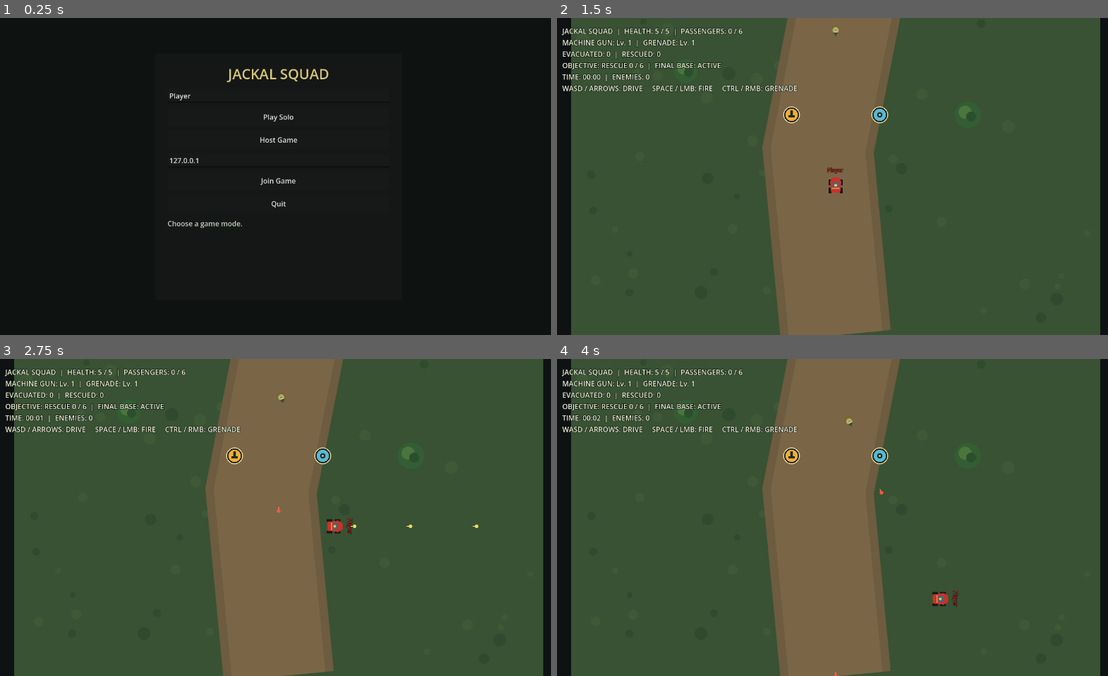
Above: before the commit, frames 1-4 (two rows, left to right).
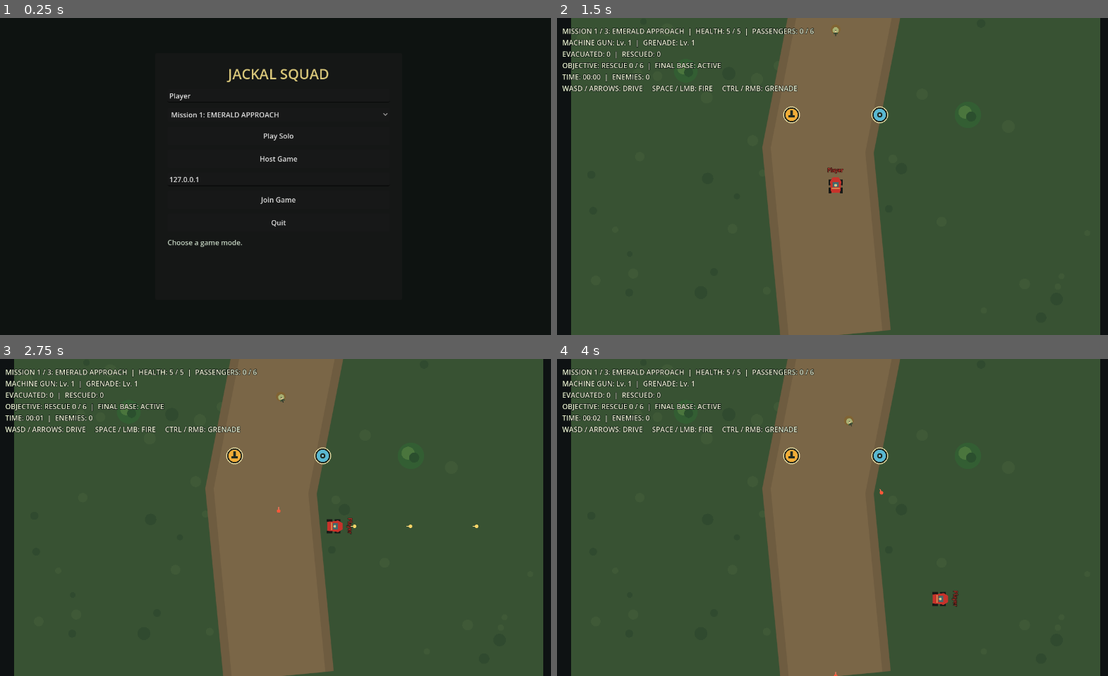
Above: after the commit, the same moments.

Repository: Brolton/Jackal-Squad
Game: Godot game, scene res://scenes/main.tscn
Same seed, same stepped clock (60 frames per second), same inputs: the game is played once before the commit and once after it.
Inputs (mouse positions are in pixels of both pictures, inside the frame that each line leads up to):
- Up to frame 1 (0.25 s): no input
- Up to frame 2 (1.5 s): click "Host Game" at 0.5 s; click "Play Solo" at 1.25 s
- Up to frame 3 (2.75 s): tap Enter at 2 s; move the mouse to (402, 501) at 2.02 s; hold D (move_right) from 2.03 s (still down); hold Space (fire_primary) from 2.03 s (still down); click (402, 501) at 2.17 s
- Up to frame 4 (4 s): move the mouse to (722, 533) at 2.77 s; release D (move_right) at 2.78 s; release Space (fire_primary) at 2.78 s; hold S (move_down) 2.78-3.53 s; right-click (722, 533) at 2.85 s; move the mouse to (893, 447) at 3.52 s; hold D (move_right) from 3.53 s (still down); hold Ctrl from 3.53 s (still down)

The runs differ from the first frame. In frame 1, 0.9% of the frame differs, in the area x 30-71%, y 29-73%; in frame 2, 0.6%; in frame 3, 0.6%; in frame 4, 0.6%.

Commit message:
Add three-mission campaign foundation

Diff:
--- a/scenes/level_01.tscn
+++ b/scenes/level_01.tscn
@@ -4,3 +4,4 @@
 
 [node name="Level" type="Node2D"]
 script = ExtResource("1_level")
+level_index = 0
--- /dev/null
+++ b/scenes/level_02.tscn
@@ -0,0 +1,7 @@
+[gd_scene load_steps=2 format=3]
+
+[ext_resource type="Script" path="res://scripts/level.gd" id="1_level"]
+
+[node name="Level" type="Node2D"]
+script = ExtResource("1_level")
+level_index = 1
--- /dev/null
+++ b/scenes/level_03.tscn
@@ -0,0 +1,7 @@
+[gd_scene load_steps=2 format=3]
+
+[ext_resource type="Script" path="res://scripts/level.gd" id="1_level"]
+
+[node name="Level" type="Node2D"]
+script = ExtResource("1_level")
+level_index = 2
--- /dev/null
+++ b/scripts/campaign_catalog.gd
@@ -0,0 +1,44 @@
+class_name CampaignCatalog
+extends RefCounted
+
+const LEVELS: Array[Dictionary] = [
+	{
+		"id": &"emerald_approach",
+		"name": "EMERALD APPROACH",
+		"briefing": "Break through the jungle corridor, rescue the captured scouts, and silence the frontier command post.",
+		"scene": "res://scenes/level_01.tscn",
+		"rescue_total": 6,
+	},
+	{
+		"id": &"flooded_delta",
+		"name": "FLOODED DELTA",
+		"briefing": "Cross the flooded delta, clear the river batteries, and evacuate the stranded field team.",
+		"scene": "res://scenes/level_02.tscn",
+		"rescue_total": 6,
+	},
+	{
+		"id": &"iron_highlands",
+		"name": "IRON HIGHLANDS",
+		"briefing": "Climb the fortified highlands and destroy the enemy headquarters to finish the campaign.",
+		"scene": "res://scenes/level_03.tscn",
+		"rescue_total": 6,
+	},
+]
+
+static func count() -> int:
+	return LEVELS.size()
+
+static func get_level(index: int) -> Dictionary:
+	return LEVELS[clampi(index, 0, LEVELS.size() - 1)]
+
+static func scene_path(index: int) -> String:
+	return str(get_level(index)["scene"])
+
+static func display_name(index: int) -> String:
+	return str(get_level(index)["name"])
+
+static func rescue_total(index: int) -> int:
+	return int(get_level(index)["rescue_total"])
+
+static func is_last(index: int) -> bool:
+	return index >= LEVELS.size() - 1
--- a/scripts/hud.gd
+++ b/scripts/hud.gd
@@ -18,6 +18,9 @@
 var _final_base_destroyed := false
 var _mission_completed := false
 var _player_contributions: Dictionary = {}
+var _level_name := "EMERALD APPROACH"
+var _campaign_level_index := 0
+var _campaign_level_count := 3
 
 func update_health(current: int, maximum: int) -> void:
 	_current_health = current
@@ -47,16 +50,22 @@
 	_evacuated_passengers = int(state.get("evacuated_passengers", 0))
 	_rescued_passengers = int(state.get("rescued_passengers", 0))
 	_player_contributions = state.get("player_contributions", {}).duplicate(true)
+	_level_name = str(state.get("level_name", _level_name))
+	_campaign_level_index = int(state.get("campaign_level_index", 0))
+	_campaign_level_count = int(state.get("campaign_level_count", CampaignCatalog.count()))
 	_refresh()
 	_refresh_victory_panel()
 
 func _refresh() -> void:
 	_status.text = (
-		"JACKAL SQUAD  |  HEALTH: %d / %d  |  PASSENGERS: %d / 6\n"
+		"MISSION %d / %d: %s  |  HEALTH: %d / %d  |  PASSENGERS: %d / 6\n"
 		+ "MACHINE GUN: Lv. %d  |  GRENADE: Lv. %d\nEVACUATED: %d  |  RESCUED: %d\n"
 		+ "OBJECTIVE: RESCUE %d / %d  |  FINAL BASE: %s\nTIME: %s  |  ENEMIES: %d\n"
 		+ "WASD / ARROWS: DRIVE     SPACE / LMB: FIRE     CTRL / RMB: GRENADE"
 	) % [
+		_campaign_level_index + 1,
+		_campaign_level_count,
+		_level_name,
 		_current_health,
 		_maximum_health,
 		_passenger_count,
@@ -75,7 +84,11 @@
 	_victory_panel.visible = _mission_completed
 	if not _mission_completed:
 		return
-	_victory_title.text = "MISSION COMPLETE"
+	_victory_title.text = (
+		"CAMPAIGN COMPLETE"
+		if CampaignCatalog.is_last(_campaign_level_index)
+		else "MISSION COMPLETE"
+	)
 	var summary: Array[String] = [
 		"Time: %s" % _format_time(_mission_elapsed),
 		"Enemies destroyed: %d" % _enemies_destroyed,
--- a/scripts/level.gd
+++ b/scripts/level.gd
@@ -1,4 +1,6 @@
 extends Node2D
+
+@export_range(0, 2) var level_index := 0
 
 const MAP_SIZE := Vector2(1200.0, 3200.0)
 const PLAYER_SCENE := preload("res://scenes/player_jeep.tscn")
@@ -36,6 +38,7 @@
 ]
 
 func _ready() -> void:
+	NetworkSession.set_loaded_level(level_index)
 	queue_redraw()
 	_create_map_collisions()
 	_create_obstacles()
--- a/scripts/main_menu.gd
+++ b/scripts/main_menu.gd
@@ -10,6 +10,7 @@
 var _waiting_label: Label
 var _start_button: Button
 var _status_label: Label
+var _mission_selector: OptionButton
 
 func _ready() -> void:
 	_build_ui()
@@ -55,6 +56,14 @@
 	_nickname_input.placeholder_text = "Nickname"
 	_nickname_input.text = "Player"
 	content.add_child(_nickname_input)
+
+	_mission_selector = OptionButton.new()
+	for index in range(CampaignCatalog.count()):
+		_mission_selector.add_item(
+			"Mission %d: %s" % [index + 1, CampaignCatalog.display_name(index)],
+			index
+		)
+	content.add_child(_mission_selector)
 
 	_main_view = VBoxContainer.new()
 	_main_view.add_theme_constant_override("separation", 10)
@@ -122,9 +131,10 @@
 	return button
 
 func _on_solo_pressed() -> void:
-	NetworkSession.start_solo(_nickname_input.text)
+	NetworkSession.start_solo(_nickname_input.text, _mission_selector.get_selected_id())
 
 func _on_host_pressed() -> void:
+	NetworkSession.select_campaign_level(_mission_selector.get_selected_id())
 	if NetworkSession.host_game(_nickname_input.text):
 		_show_lobby()
 		_refresh_lobby()
@@ -152,7 +162,7 @@
 	_status_label.text = message
 
 func _on_game_start_requested() -> void:
-	get_tree().change_scene_to_file(NetworkSession.GAME_SCENE)
+	get_tree().change_scene_to_file(NetworkSession.current_level_scene())
 
 func _show_lobby() -> void:
 	_main_view.visible = false
--- a/scripts/network_session.gd
+++ b/scripts/network_session.gd
@@ -29,6 +29,8 @@
 var enemies_destroyed := 0
 var final_base_destroyed := false
 var player_contributions: Dictionary = {}
+var campaign_level_index := 0
+var loaded_level_index := -1
 var _pending_passenger_contributions: Dictionary = {}
 var _mission_state_timer := 0.0
 
@@ -48,8 +50,9 @@
 		_mission_state_timer = 0.5
 		_publish_mission_state()
 
-func start_solo(nickname: String) -> void:
+func start_solo(nickname: String, selected_level: int = 0) -> void:
 	_close_session()
+	campaign_level_index = clampi(selected_level, 0, CampaignCatalog.count() - 1)
 	_reset_rescue_score()
 	local_nickname = _clean_nickname(nickname)
 	players = {1: _make_profile(local_nickname, 0)}
@@ -109,6 +112,43 @@
 	for peer_id in connected_peer_ids():
 		rpc_id(peer_id, "rpc_begin_match", _get_mission_state())
 	return true
+
+func select_campaign_level(index: int) -> bool:
+	if match_started or (is_networked and not is_host):
+		return false
+	campaign_level_index = clampi(index, 0, CampaignCatalog.count() - 1)
+	return true
+
+func current_level_scene() -> String:
+	return CampaignCatalog.scene_path(campaign_level_index)
+
+func set_loaded_level(index: int) -> void:
+	loaded_level_index = clampi(index, 0, CampaignCatalog.count() - 1)
+
+func has_next_campaign_level() -> bool:
+	return not CampaignCatalog.is_last(campaign_level_index)
+
+func advance_campaign() -> bool:
+	if not mission_completed or not has_next_campaign_level():
+		return false
+	if is_networked and not is_host:
+		return false
+	campaign_level_index += 1
+	_reset_rescue_score()
+	_start_mission()
+	game_start_requested.emit()
+	if is_host:
+		for peer_id in connected_peer_ids():
+			rpc_id(peer_id, "rpc_advance_campaign", campaign_level_index, _get_mission_state())
+	return true
+
+@rpc("authority", "call_remote", "reliable")
+func rpc_advance_campaign(level_index: int, mission_state: Dictionary) -> void:
+	if is_host:
+		return
+	campaign_level_index = clampi(level_index, 0, CampaignCatalog.count() - 1)
+	_apply_mission_state(mission_state)
+	game_start_requested.emit()
 
 func leave_lobby() -> void:
 	_close_session()
@@ -397,11 +437,20 @@
 		"final_base_destroyed": final_base_destroyed,
 		"evacuated_passengers": evacuated_passengers,
 		"rescued_passengers": rescued_passengers,
-		"rescue_objective_total": RESCUE_OBJECTIVE_TOTAL,
+		"rescue_objective_total": CampaignCatalog.rescue_total(campaign_level_index),
+		"campaign_level_index": campaign_level_index,
+		"campaign_level_count": CampaignCatalog.count(),
+		"level_name": CampaignCatalog.display_name(campaign_level_index),
+		"campaign_completed": mission_completed and CampaignCatalog.is_last(campaign_level_index),
 		"player_contributions": player_contributions.duplicate(true),
 	}
 
 func _apply_mission_state(state: Dictionary) -> void:
+	campaign_level_index = clampi(
+		int(state.get("campaign_level_index", campaign_level_index)),
+		0,
+		CampaignCatalog.count() - 1
+	)
 	mission_started = bool(state.get("mission_started", false))
 	mission_completed = bool(state.get("mission_completed", false))
 	mission_elapsed = float(state.get("mission_elapsed", 0.0))
@@ -437,7 +486,7 @@
 		mission_started
 		and not mission_completed
 		and final_base_destroyed
-		and rescued_passengers >= RESCUE_OBJECTIVE_TOTAL
+		and rescued_passengers >= CampaignCatalog.rescue_total(campaign_level_index)
 	):
 		mission_completed = true
 		_publish_mission_state()
--- /dev/null
+++ b/tests/test_campaign.gd
@@ -0,0 +1,47 @@
+extends SceneTree
+
+var _failures := 0
+
+func _initialize() -> void:
+	call_deferred("_run_tests")
+
+func _run_tests() -> void:
+	_check(CampaignCatalog.count() == 3, "The campaign contains three missions")
+	var scene_paths: Array[String] = []
+	var unique_scene_paths: Dictionary = {}
+	for index in range(CampaignCatalog.count()):
+		var scene_path := CampaignCatalog.scene_path(index)
+		scene_paths.append(scene_path)
+		unique_scene_paths[scene_path] = true
+		_check(ResourceLoader.exists(scene_path), "Mission %d has a loadable scene" % (index + 1))
+	_check(unique_scene_paths.size() == 3, "Every mission has a distinct scene entry point")
+
+	var session: Node = root.get_node("NetworkSession")
+	session.call("start_solo", "CampaignTester", 1)
+	_check(int(session.get("campaign_level_index")) == 1, "Solo play can start from a selected mission")
+	_check(
+		session.call("current_level_scene") == "res://scenes/level_02.tscn",
+		"The selected mission resolves to its own scene"
+	)
+	var state: Dictionary = session.call("mission_state_snapshot")
+	_check(str(state.get("level_name", "")) == "FLOODED DELTA", "Mission state includes the level name")
+	_check(int(state.get("campaign_level_count", 0)) == 3, "Mission state includes campaign progress")
+
+	session.set("mission_completed", true)
+	_check(bool(session.call("advance_campaign")), "A completed mission advances the campaign")
+	_check(int(session.get("campaign_level_index")) == 2, "Campaign advancement selects the next mission")
+	_check(not bool(session.call("has_next_campaign_level")), "The third mission is the campaign finale")
+
+	if _failures == 0:
+		print("Campaign foundation checks passed.")
+		quit()
+	else:
+		push_error("%d campaign foundation check(s) failed." % _failures)
+		quit(1)
+
+func _check(condition: bool, message: String) -> void:
+	if condition:
+		print("PASS: %s" % message)
+	else:
+		_failures += 1
+		push_error("FAIL: %s" % message)
Not shown, added: scripts/campaign_catalog.gd.uid
Not shown, added: tests/test_campaign.gd.uid
Not shown, added: ROADMAP.md
Not shown, changed: TASKS.md
Not shown, changed: TESTING.md
